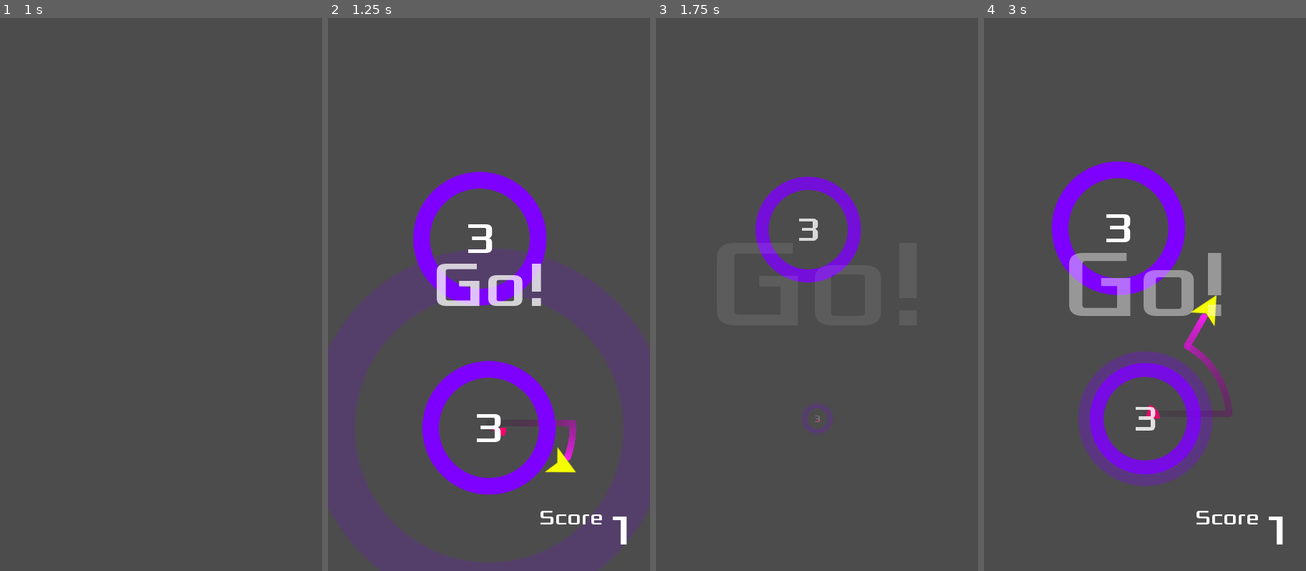
Above: before the commit, frames 1-4 (left to right).
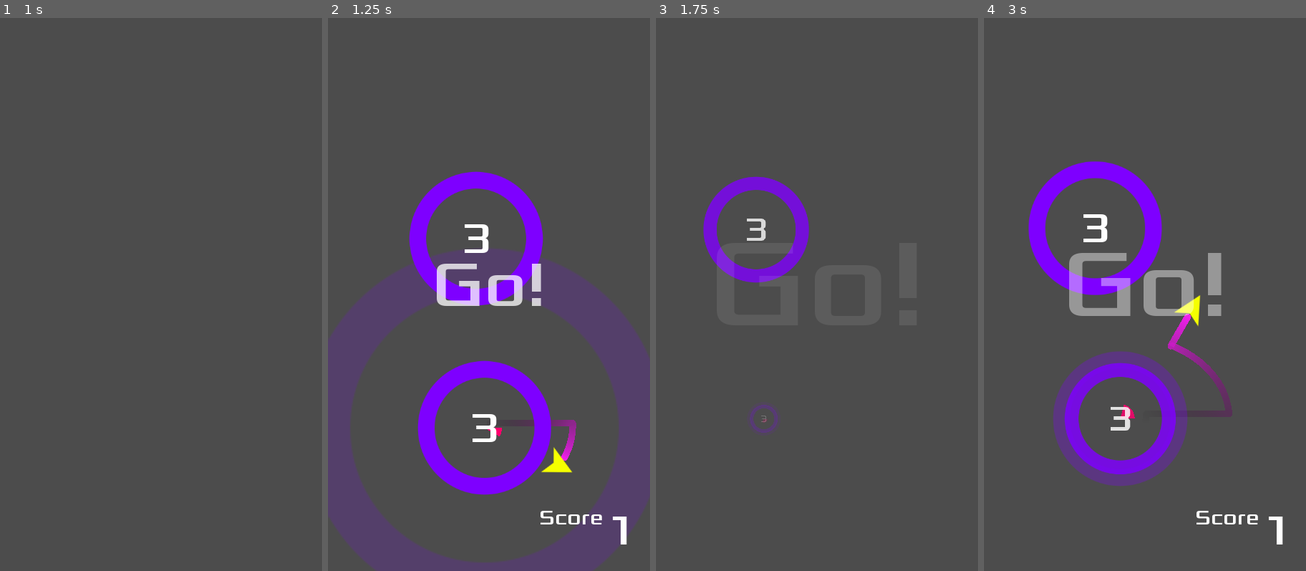
Above: after the commit, the same moments.

Repository: jagc/circleJump
Game: Godot game, scene res://objects/main.tscn
Same seed, same stepped clock (60 frames per second), same inputs: the game is played once before the commit and once after it.
Inputs (mouse positions are in pixels of both pictures, inside the frame that each line leads up to):
- Up to frame 1 (1 s): click (109, 194) at 0.5 s
- Up to frame 2 (1.25 s): no input
- Up to frame 3 (1.75 s): move the mouse to (887, 255) at 1.27 s; click (887, 255) at 1.42 s
- Up to frame 4 (3 s): click (1180, 194) at 2 s; move the mouse to (1080, 311) at 2.77 s; click (1080, 311) at 2.92 s

Frame 1 is identical in both runs. In frame 2, 4.2% of the frame differs, in the area x 0-100%, y 27-100%; in frame 3, 4.5%; in frame 4, 14%, in the area x 13-78%, y 25-85%.
Error in both runs: Invalid get index 'enableMusic' (on base: 'int'). (res://scripts/settings.gd:42)

Commit message:
- added tweeining circles from code

Diff:
--- a/objects/circle.tscn
+++ b/objects/circle.tscn
@@ -127,3 +127,6 @@
 
 [node name="beep" type="AudioStreamPlayer" parent="."]
 stream = ExtResource( 5 )
+
+[node name="moveTween" type="Tween" parent="."]
+[connection signal="tween_completed" from="moveTween" to="." method="setTween"]
--- a/scripts/circle.gd
+++ b/scripts/circle.gd
@@ -1,6 +1,7 @@
 extends Area2D
 
 onready var orbitPosition = $pivot/orbitPosition
+onready var moveTween = $moveTween
 
 # there are 2 ways to get a sibling node,
 # direct and getting parent first.
@@ -12,6 +13,8 @@
 var radius = 100
 var rotationSpeed = PI
 var mode = MODES.STATIC
+var moveRange = 100
+var moveSpeed = 1.0
 var numOrbits = 3
 var currentOrbits = 0
 var orbitStart = null
@@ -36,6 +39,7 @@
 
 	# using this instead to determine rotation, though.
 	rotationSpeed *= jumperIsRotatingClockwise
+	setTween()
 
 func setMode(_mode):
 	mode = _mode
@@ -95,3 +99,12 @@
         var angle_point = angle_from + i * (angle_to - angle_from) / nb_points - PI/2
         points_arc.push_back(center + Vector2(cos(angle_point), sin(angle_point)) * radius)
     draw_polygon(points_arc, colors)
+
+func setTween(object = null, key = null):
+	if moveRange == 0:
+		return
+	moveRange *= -1
+	moveTween.interpolate_property(self, "position:x",
+									position.x, position.x + moveRange,
+									moveSpeed, Tween.TRANS_QUAD, Tween.EASE_IN_OUT)
+	moveTween.start()
--- a/scripts/main.gd
+++ b/scripts/main.gd
@@ -5,14 +5,21 @@
 
 var player
 var jumperIsRotatingClockwise = 1
-var score = 0
+var score = 0 setget setScore
+var level = 0
 
 func _ready():
 	randomize()
 	$HUD.hide()
 
 func newGame():
-	score = 0
+	# doing it this way, there is a small performance hit
+	# because we are generating a reference to a node (to this node)
+	# but since the game is small, we don't need to worry about performance
+	self.score = 0
+#	setScore(0) # this way is calling the setget directly
+
+	level = 1
 	$HUD.updateScore(score)
 	$Camera2D.position = $startPosition.position
 	player = jumper.instance()
@@ -40,8 +47,14 @@
 	object.capture(player)
 	jumperIsRotatingClockwise = isRotatingClockwise
 	call_deferred("spawnCircle")
-	score += 1
+	self.score += 1
+
+func setScore(value):
+	score = value
 	$HUD.updateScore(score)
+	if score > 0 and score % settings.circlesPerLevel == 0:
+		level += 1
+		$HUD.showMessage("Level %s" % str(level))
 
 func on_Jumper_died():
 	settings.saveData(score)
